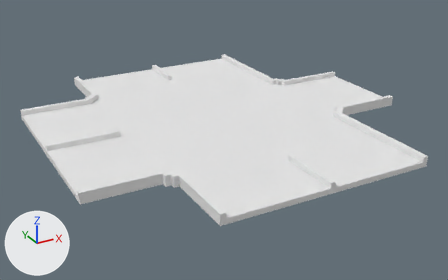
What one commit did to the OBJ model Assets/CityVoxelPack/Assets/roads/tall/Mesh/road14.obj.
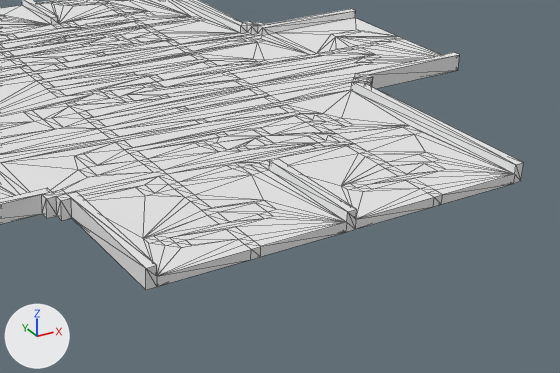
The first picture shows the older version from a 50 mm camera at (-57.6, -105.1, 47.8) aimed at (-0.8, -1.9, -3.7). The close-ups show both versions on the part from 31% to 100% of the width and 24% to 97% of the height of that picture. The axes (+X, +Y, +Z) are drawn at lower left. The lights are the same throughout. The close-ups show mesh edges as thin lines. Where no turn or scale is listed for an object, it has been applied to the vertices. Vertices at the same position are counted once.

In view in the first close-up: 'road14'.
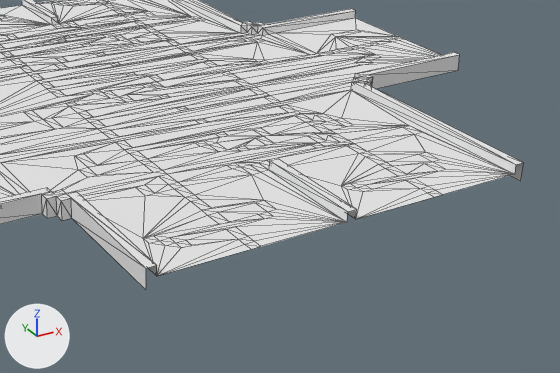
The change, as JSON lines over the scene's bpy script:
```json
{"block": "me_road14", "where": "# used by ob_road14; location = (0.0, 0.0, 0.0)"}
{"op": "remove", "block": "me_road14", "code": "me_road14.from_pydata(...)  # 1326 vertices, 2648 faces; spans x -36.5..36.5, y -36.5..36.5, z 0.0..2.0"}
{"op": "add", "block": "me_road14", "code": "me_road14.from_pydata(...)  # 711 vertices, 1342 faces; spans x -36.5..36.5, y -36.5..36.5, z 0.0..2.0"}
{"block": "me_road14", "change": "me_road14 part 1: 615 vertices removed from x -36.5..36.5, y -36.5..36.5, z 0.0"}
```

Where the change shows, as pixel boxes [x1, y1, x2, y2] in the close-ups (560 x 373 px):
```json
{"part": 1, "of": "me_road14", "change": "deleted", "before": [146, 174, 521, 290]}
```
